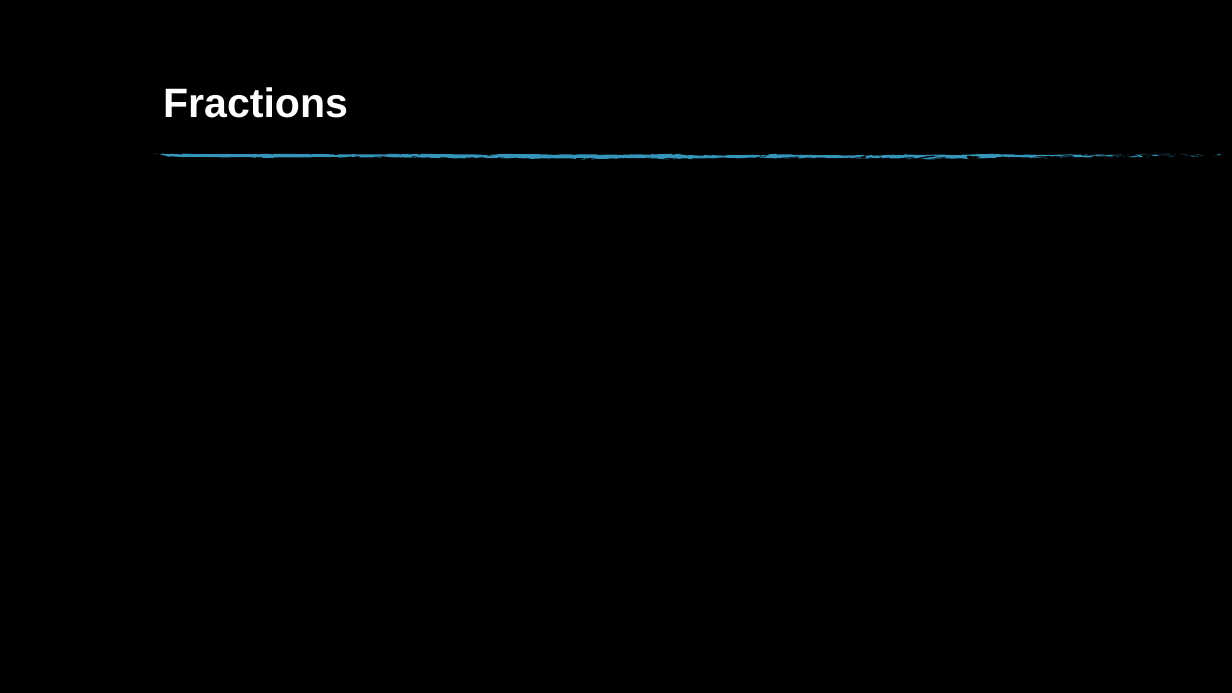
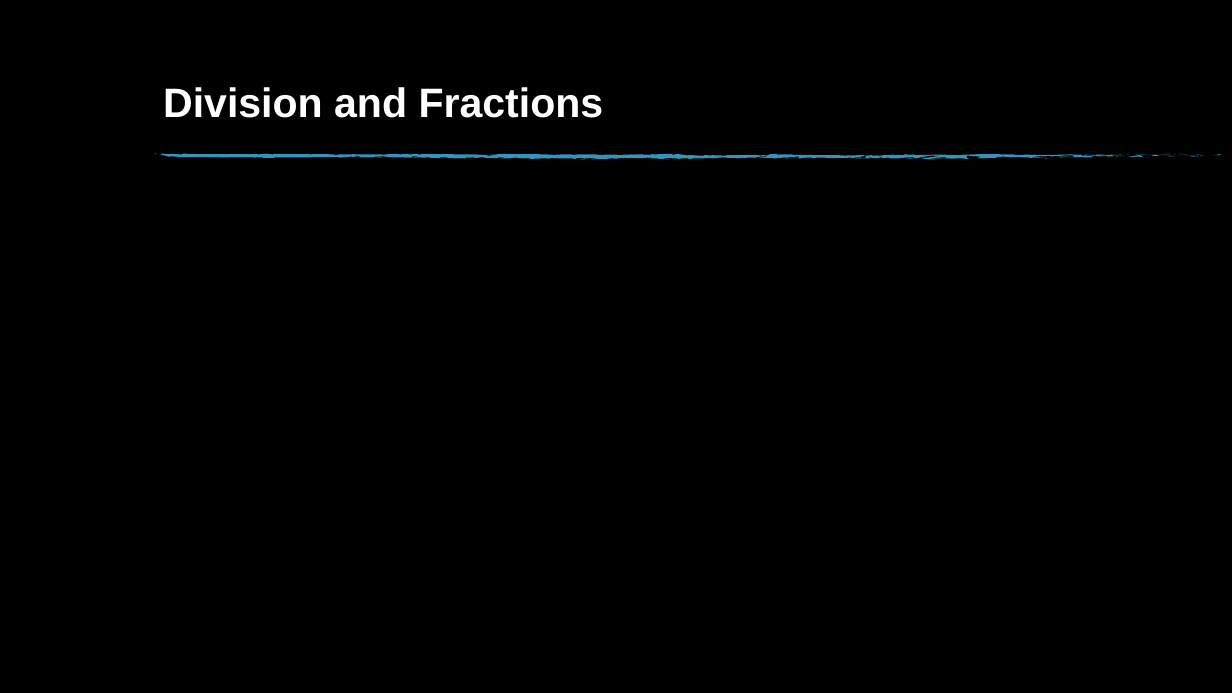
Before and after one commit to Falmouth-Games-Academy/bsc-course-materials, a slide deck: slide 10 of COMP270/01/2020-21-COMP270-01-lecture-materials.pptx. Drawn at 1232x693 pixels with LibreOffice and Linux fonts; fonts in the diff are those of the drawing; grey boxes stand for pictures; background and template pictures are left out. Boxes give left, top, right and bottom in pixels: in the first picture for what was removed or moved away, otherwise in the second. Text is boxed around its words. In the diff, an @@ line names an element or a change of style, - is before the commit and + after.

```diff
--- a/COMP270/01/2020-21-COMP270-01-lecture-materials.pptx
+++ b/COMP270/01/2020-21-COMP270-01-lecture-materials.pptx
@@ title at [163, 87, 604, 118]: text changed @@
-Fractions
+Division and Fractions
```
Also in this commit, not shown: 1 other slide changed, 31 other files.
